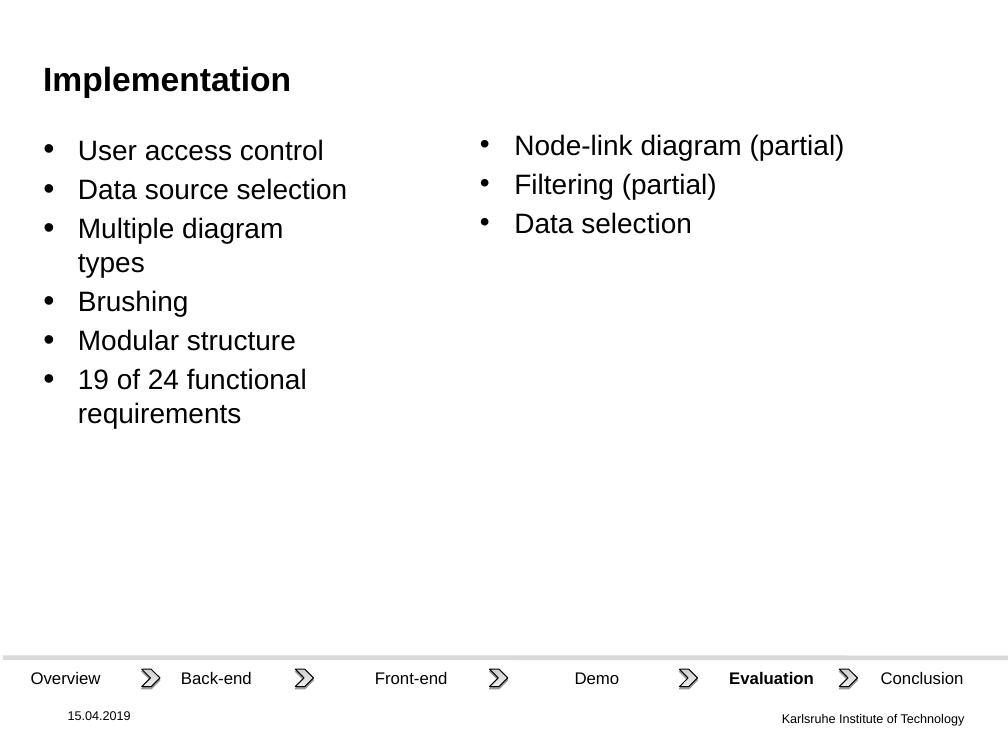
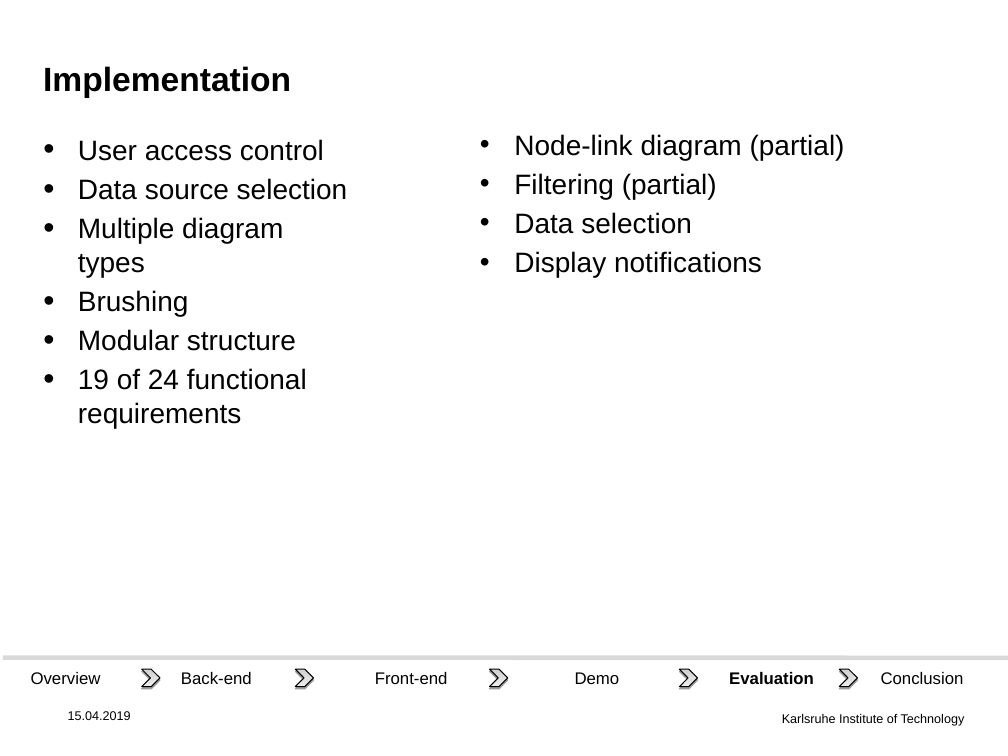
Before and after one commit to DHSTTOS/documents, a slide deck: slide 20 of final_presentation/final-pres3.odp. Drawn at 1008x756 pixels with LibreOffice and Linux fonts; fonts in the diff are those of the drawing; background and template pictures are left out. Boxes give left, top, right and bottom in pixels: in the first picture for what was removed or moved away, otherwise in the second. Text is boxed around its words. In the diff, an @@ line names an element or a change of style, - is before the commit and + after.

Commit message:
Add "display notifications" to not-implemented on "Implementation" slide.

```diff
--- a/final_presentation/final-pres3.odp
+++ b/final_presentation/final-pres3.odp
@@ text at (514,251,762,277): paragraph added @@
+• Display notifications
```
